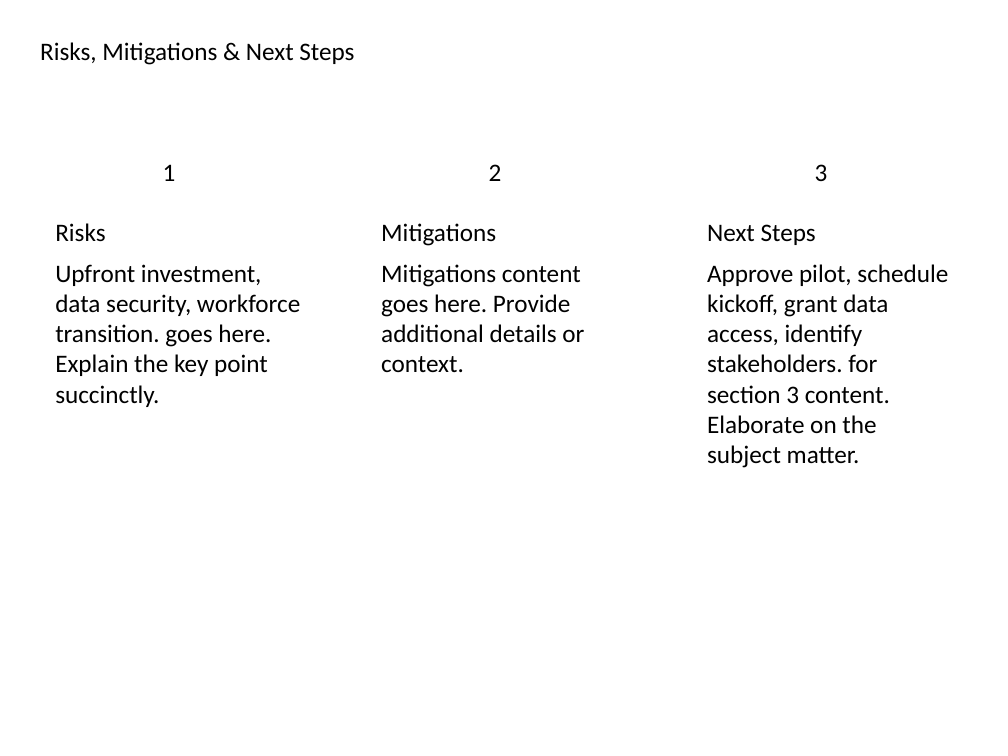
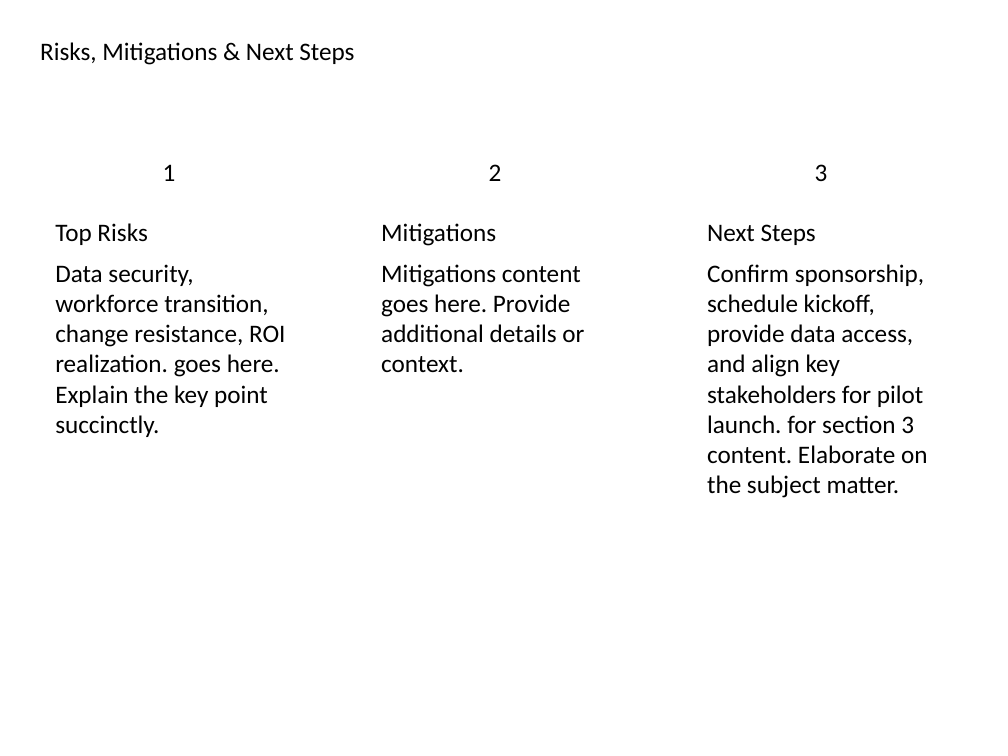
Before and after one commit to vedant1811/kenley-create-decks, a slide deck: slide 10 of src/lib/output/GeneratedPresentation.pptx. Drawn at 1008x756 pixels with LibreOffice and Linux fonts; fonts in the diff are those of the drawing. Boxes give left, top, right and bottom in pixels: in the first picture for what was removed or moved away, otherwise in the second. Text is boxed around its words. In the diff, an @@ line names an element or a change of style, - is before the commit and + after.

```diff
--- a/src/lib/output/GeneratedPresentation.pptx
+++ b/src/lib/output/GeneratedPresentation.pptx
@@ text at [55, 223, 147, 245]: text changed @@
-Risks
+Top Risks
@@ text at [55, 264, 285, 407]: text changed @@
-Upfront investment, data security, workforce transition. goes here. Explain the key point succinctly.
+Data security, workforce transition, change resistance, ROI realization. goes here. Explain the key point succinctly.
@@ text at [707, 264, 928, 498]: text changed @@
-Approve pilot, schedule kickoff, grant data access, identify stakeholders. for section 3 content. Elaborate on the subject matter.
+Confirm sponsorship, schedule kickoff, provide data access, and align key stakeholders for pilot launch. for section 3 content. Elaborate on the subject matter.
```
Also in this commit, not shown: 7 other slides changed, 1 slide added, 1 slide removed, 4 other files.
